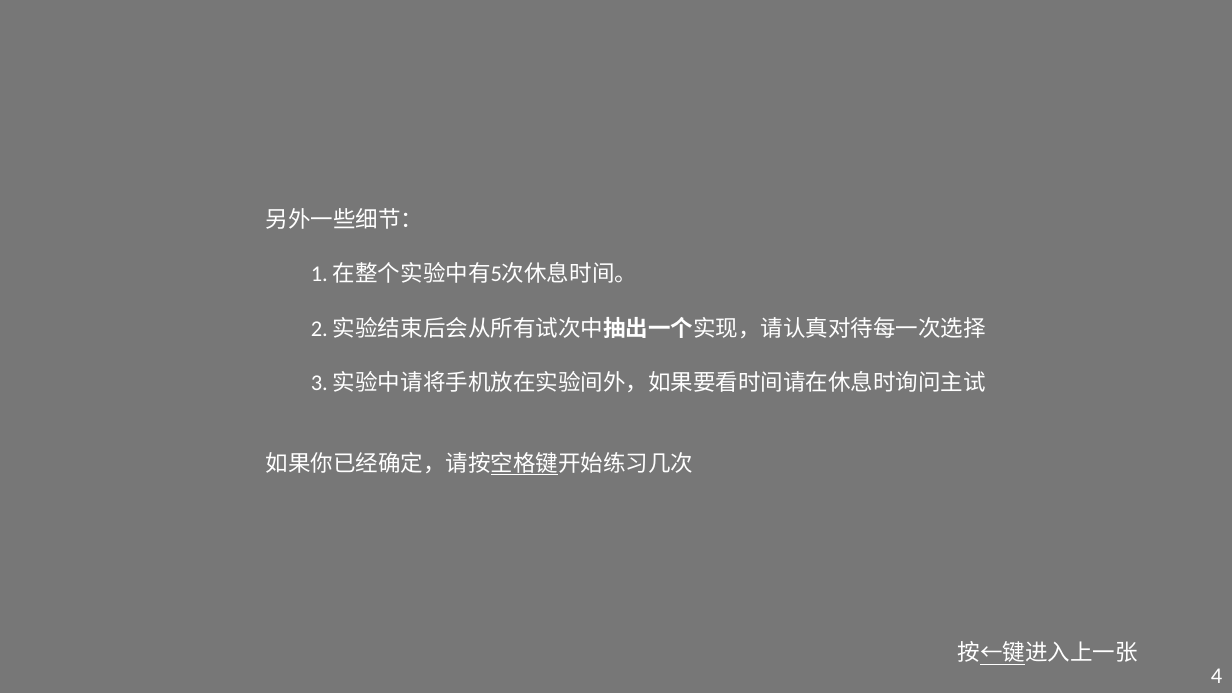
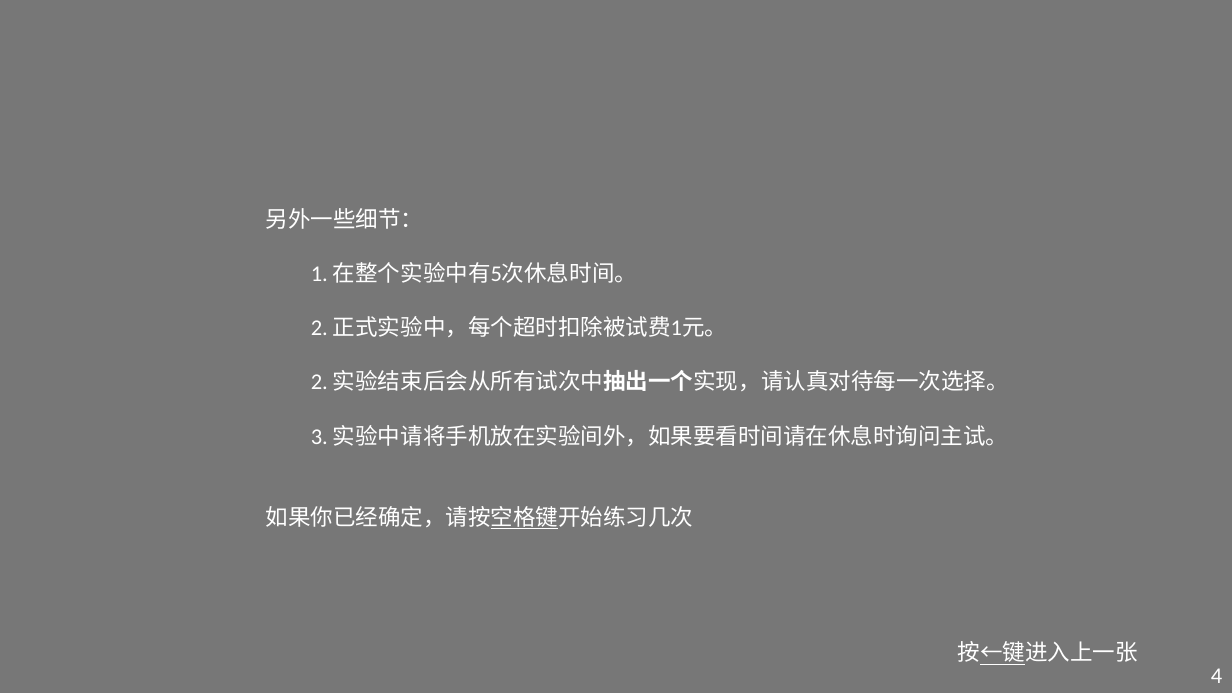
Before and after one commit to NieSz/poor-neuroeco-exp, a slide deck: slide 5 of exp/instruction/instruction.pptx. Drawn at 1232x693 pixels with LibreOffice and Linux fonts; fonts in the diff are those of the drawing. Boxes give left, top, right and bottom in pixels: in the first picture for what was removed or moved away, otherwise in the second. Text is boxed around its words. In the diff, an @@ line names an element or a change of style, - is before the commit and + after.

```diff
--- a/exp/instruction/instruction.pptx
+++ b/exp/instruction/instruction.pptx
@@ text at (311,316,1009,446): text changed @@
-2. 实验结束后会从所有试次中抽出一个实现，请认真对待每一次选择
-3. 实验中请将手机放在实验间外，如果要看时间请在休息时询问主试
+2. 正式实验中，每个超时扣除被试费1元。
+2. 实验结束后会从所有试次中抽出一个实现， 请认真对待每一次选择。
+3. 实验中请将手机放在实验间外，如果要看时间请在休息时询问主试。
```
Also in this commit, not shown: 1 other slide changed, 1 slide added, 14 other files.
